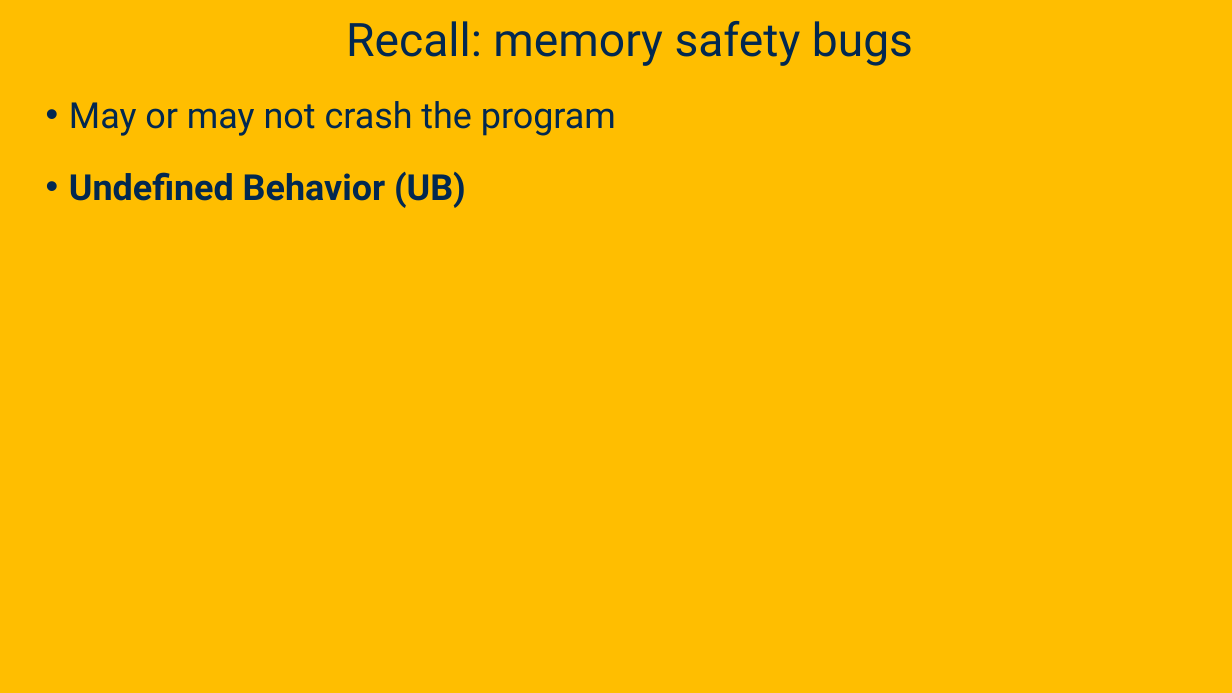
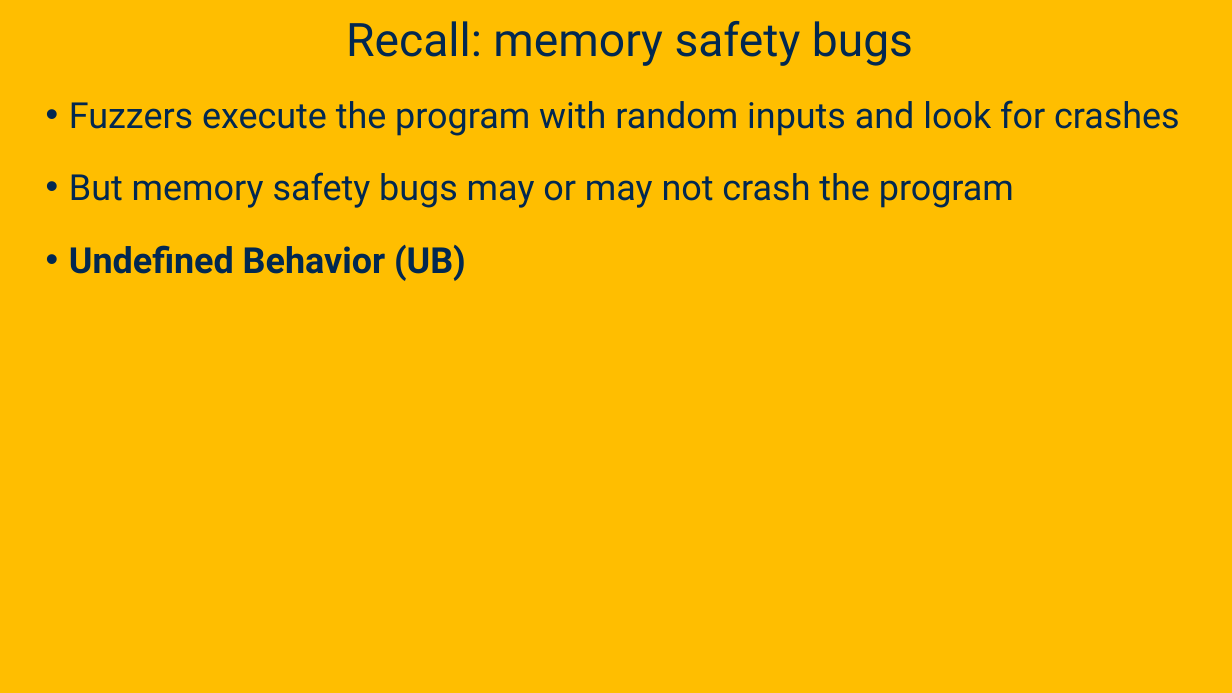
Before and after one commit to davsec-teaching/ecs160-f25, a slide deck: slide 39 of slides/10_fuzzing.pptx. Drawn at 1232x693 pixels with LibreOffice and Linux fonts; fonts in the diff are those of the drawing; background and template pictures are left out. Boxes give left, top, right and bottom in pixels: in the first picture for what was removed or moved away, otherwise in the second. Text is boxed around its words. In the diff, an @@ line names an element or a change of style, - is before the commit and + after.

Commit message:
update slides

```diff
--- a/slides/10_fuzzing.pptx
+++ b/slides/10_fuzzing.pptx
@@ text at (x1=69, y1=100, x2=1180, y2=208): text changed @@
-• May or may not crash the program
+• Fuzzers execute the program with random inputs and look for crashes
+• But memory safety bugs may or may not crash the program
```
Also in this commit, not shown: 4 other slides changed, 1 other file.
